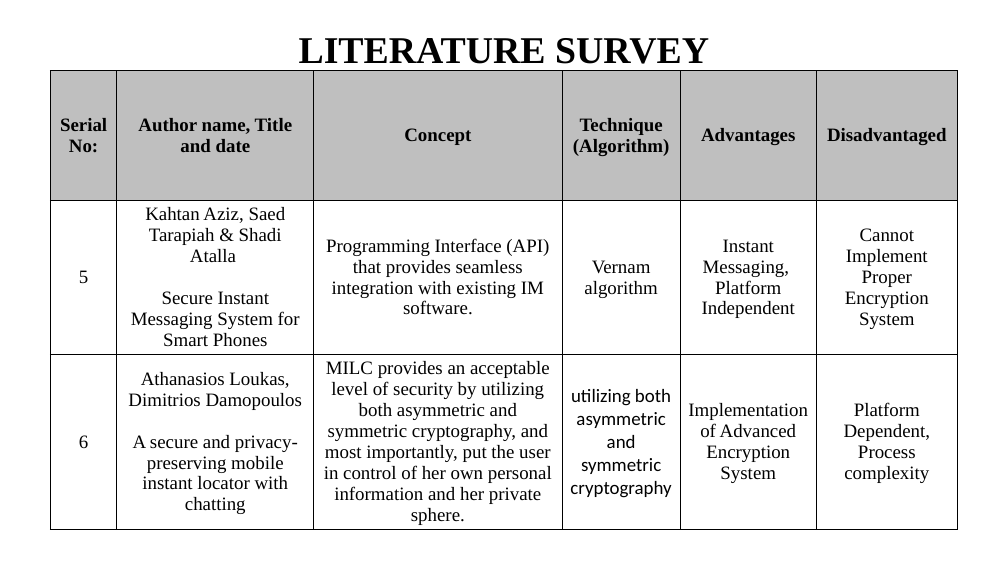
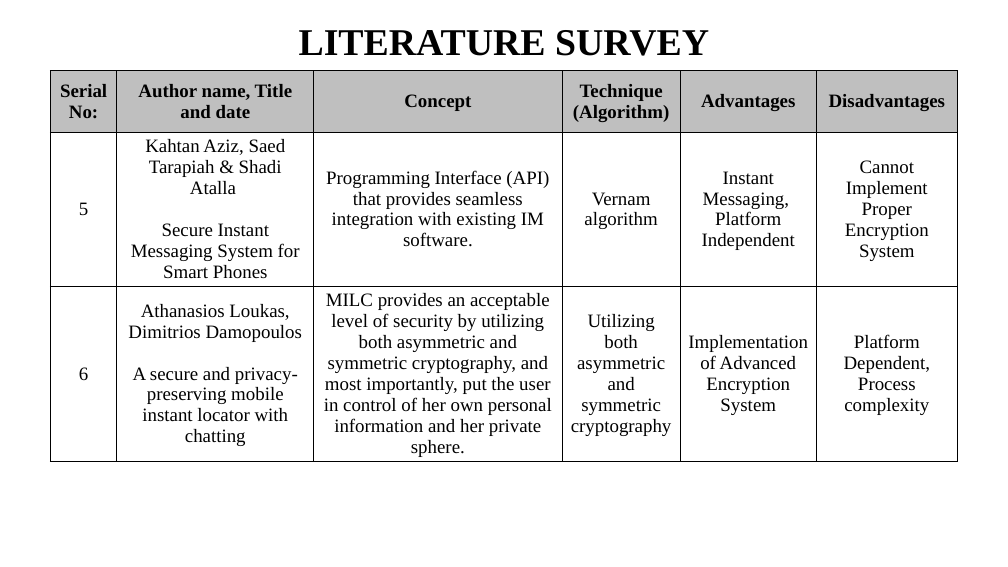
Before and after one commit to i-am-smf/Secure-Chat-using-Blockchain, a slide deck: slide 4 of DOCS/Literature_Survey.pptx (slide 3 before the commit). Drawn at 1008x567 pixels with LibreOffice and Linux fonts; fonts in the diff are those of the drawing. Boxes give left, top, right and bottom in pixels: in the first picture for what was removed or moved away, otherwise in the second. Text is boxed around its words. In the diff, an @@ line names an element or a change of style, - is before the commit and + after.

```diff
--- a/DOCS/Literature_Survey.pptx
+++ b/DOCS/Literature_Survey.pptx
@@ text "LITERATURE SURVEY" rewrapped from box(299, 38, 709, 71) to box(299, 30, 709, 56) @@
@@ table at box(51, 70, 959, 487) @@
-row 1, column 6: Disadvantaged
+row 1, column 6: Disadvantages
-row 3, column 4: utilizing both asymmetric and symmetric cryptography
+row 3, column 4: Utilizing both asymmetric and symmetric cryptography
```
Also in this commit, not shown: 4 other slides changed, 1 slide added, 12 other files.
